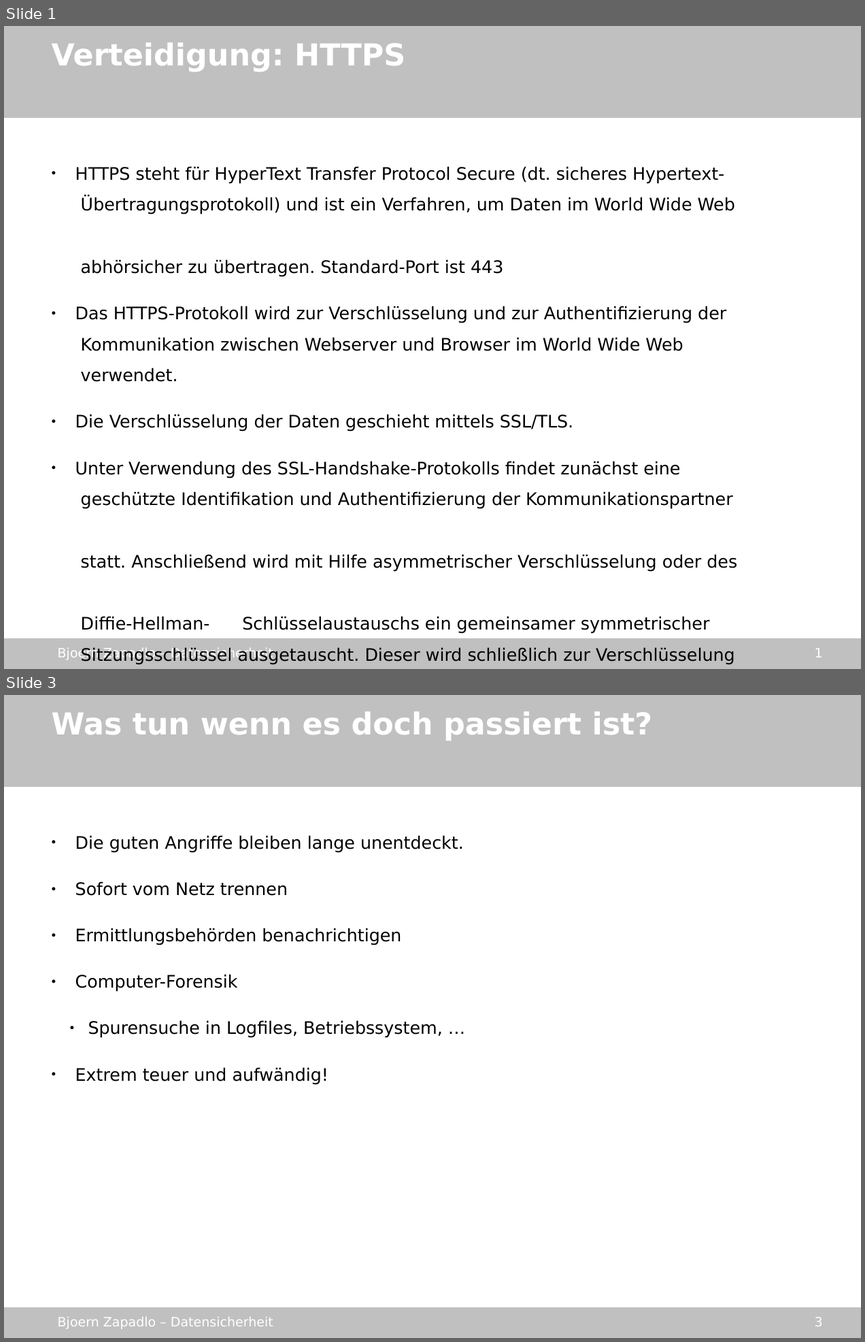
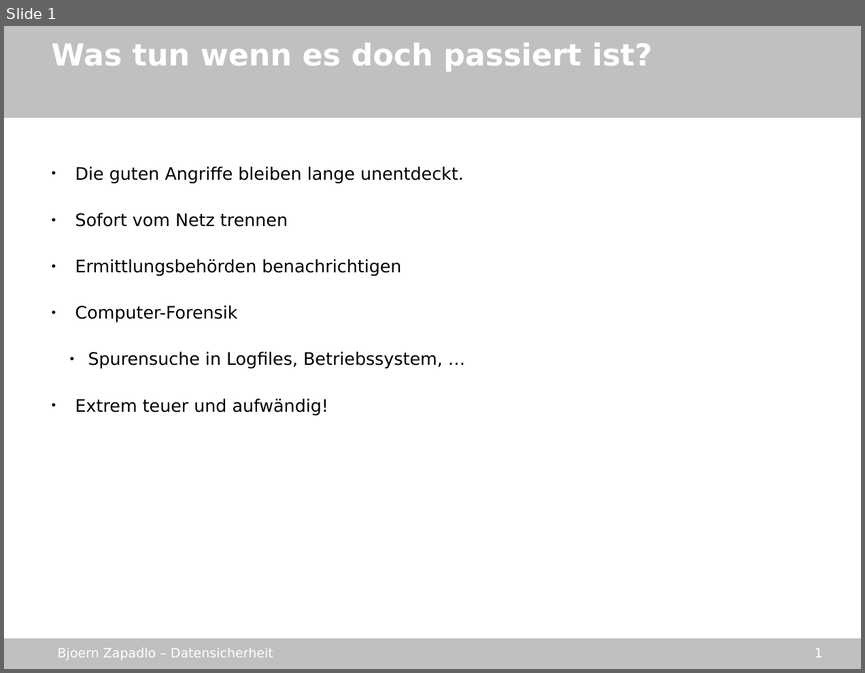
Before and after one commit to gmb2012/sae-datasecurity, a slide deck: stuff/datensicherheit_sae.odp. Shown one above the other, each under a label of ours: slides 1 and 3 before the commit, slide 1 after it; the slides between them are not shown. The pictures are 865x1342 and 865x673 pixels, drawn with LibreOffice and Linux fonts; fonts in the diff are those of the drawing; background and template pictures are left out. Boxes give left, top, right and bottom in pixels: in the first picture for what was removed or moved away, otherwise in the second. Text is boxed around its words. In the diff, an @@ line names an element or a change of style, - is before the commit and + after.

```diff
--- a/stuff/datensicherheit_sae.odp
+++ b/stuff/datensicherheit_sae.odp
@@ slide 1 removed at (4, 26, 861, 669), background picture (left out); not listed: 4 template elements that a slide beside it also shows @@
@@ text removed at (52, 42, 405, 72) @@
-Verteidigung: HTTPS
@@ text removed at (75, 166, 737, 665) @@
-● HTTPS steht für HyperText Transfer Protocol Secure (dt. sicheres Hypertext-
-  Übertragungsprotokoll) und ist ein Verfahren, um Daten im World Wide Web
-  abhörsicher zu übertragen. Standard-Port ist 443
-● Das HTTPS-Protokoll wird zur Verschlüsselung und zur Authentifizierung der
-  Kommunikation zwischen Webserver und Browser im World Wide Web
-  verwendet.
-● Die Verschlüsselung der Daten geschieht mittels SSL/TLS.
-● Unter Verwendung des SSL-Handshake-Protokolls findet zunächst eine
-  geschützte Identifikation und Authentifizierung der Kommunikationspartner
-  statt. Anschließend wird mit Hilfe asymmetrischer Verschlüsselung oder des
-  Diffie-Hellman- Schlüsselaustauschs ein gemeinsamer symmetrischer
-  Sitzungsschlüssel ausgetauscht. Dieser wird schließlich zur Verschlüsselung
-  der Nutzdaten verwendet.
@@ what was slide 3 is now slide 1 @@
@@ page number at (815, 648, 823, 657): text changed @@
-3
+1
```
Also in this commit, not shown: 4 other slides removed, 1 other file.
